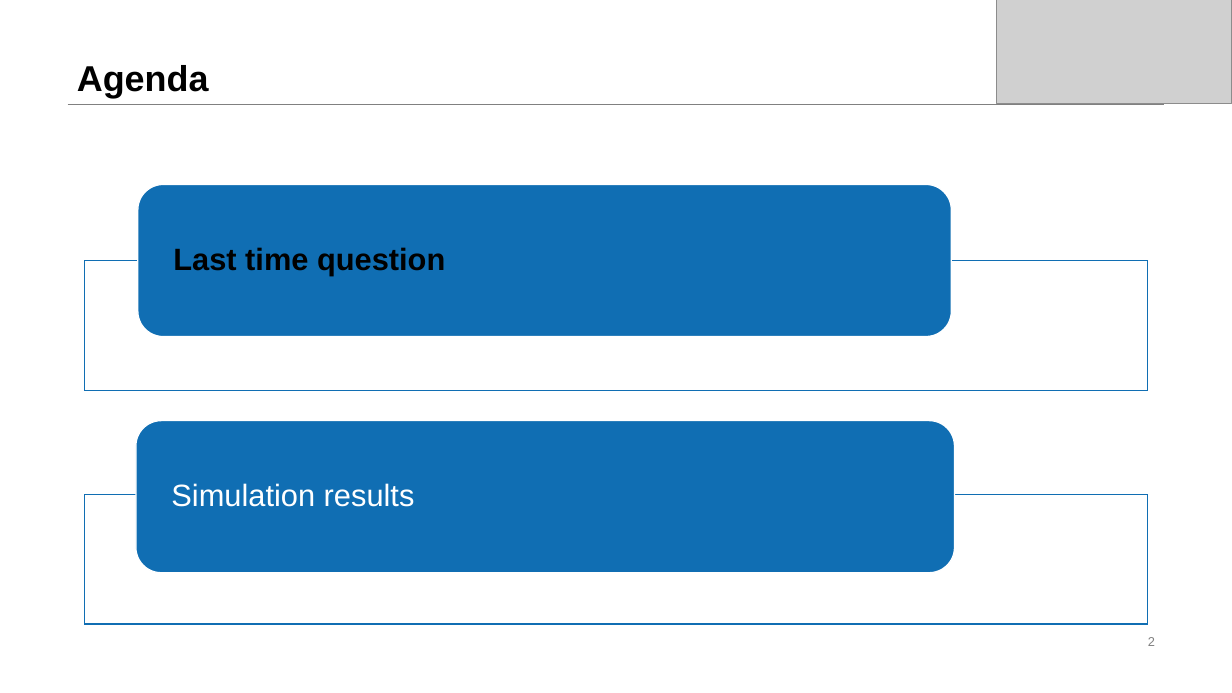
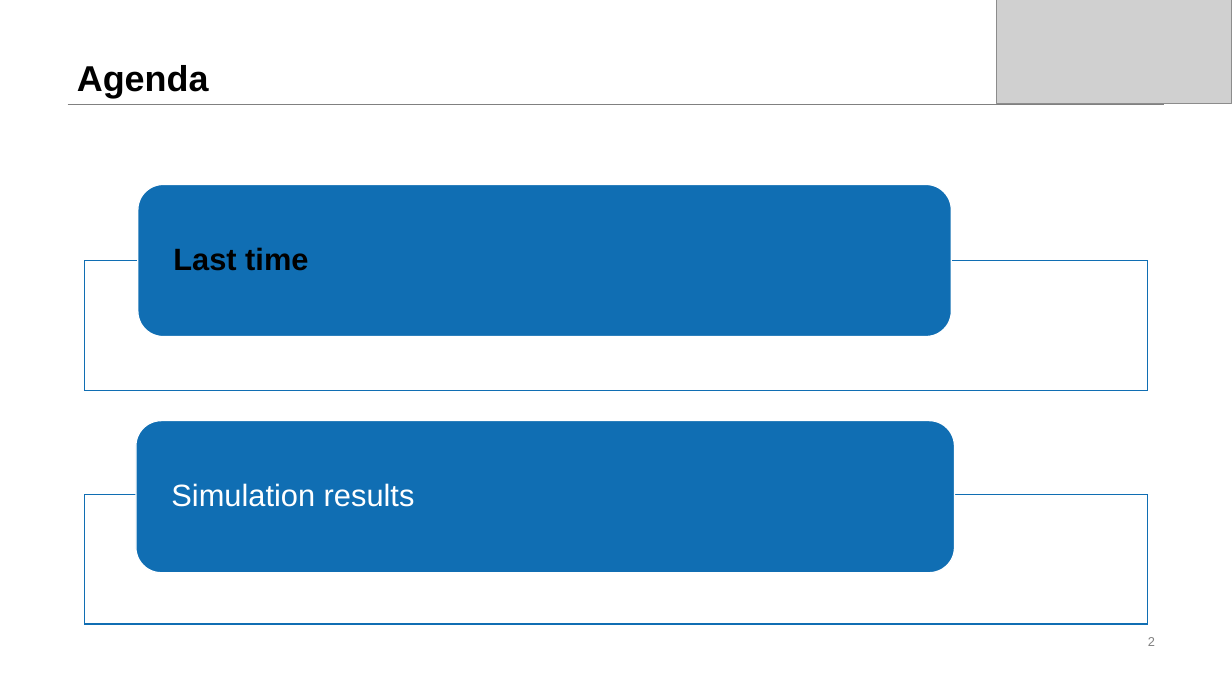
Before and after one commit to dtjgp/GreenAI, a slide deck: slide 2 of presentation/3rd_presentation/GreenAI_3rd.pptx. Drawn at 1232x693 pixels with LibreOffice and Linux fonts; fonts in the diff are those of the drawing; grey boxes stand for pictures. Boxes give left, top, right and bottom in pixels: in the first picture for what was removed or moved away, otherwise in the second. Text is boxed around its words. In the diff, an @@ line names an element or a change of style, - is before the commit and + after.

```diff
--- a/presentation/3rd_presentation/GreenAI_3rd.pptx
+++ b/presentation/3rd_presentation/GreenAI_3rd.pptx
@@ text at (173, 247, 308, 271): text changed @@
-Last time question
+Last time
```
Also in this commit, not shown: 3 other slides changed, 1 slide added, 2 other files.
